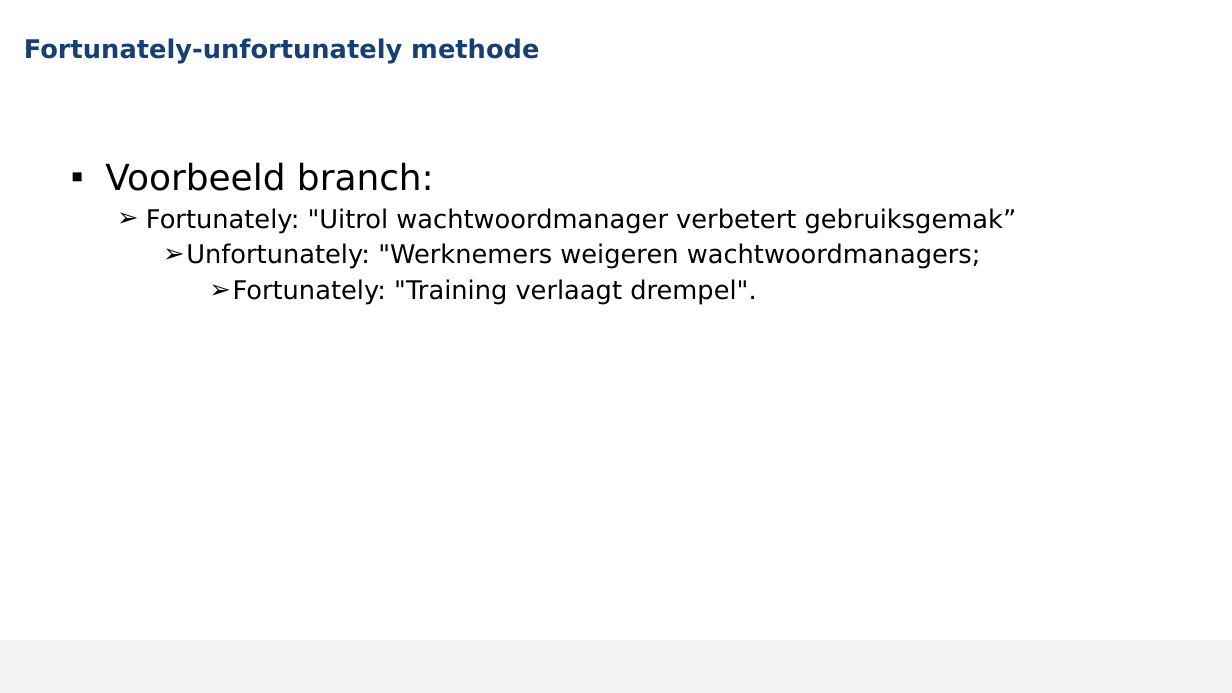
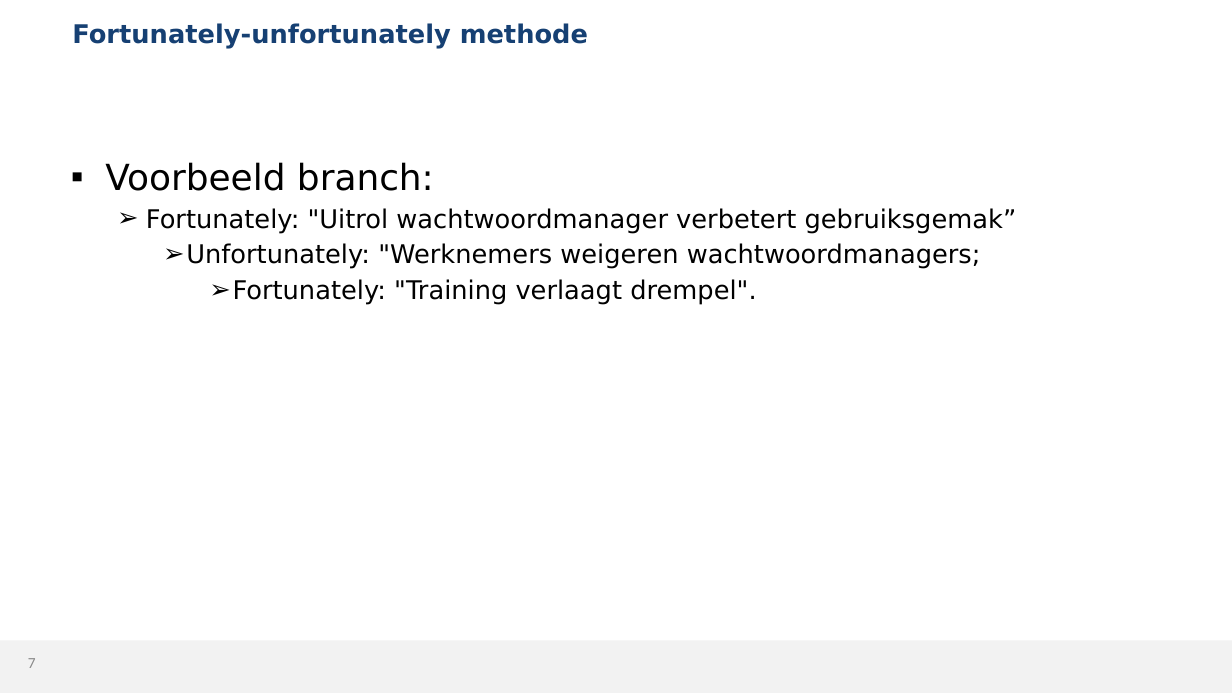
Before and after one commit to MikaG-1952764/masterproef, a slide deck: slide 7 of MP2526_Verdediging.pptx. Drawn at 1232x693 pixels with LibreOffice and Linux fonts; fonts in the diff are those of the drawing; background and template pictures are left out. Boxes give left, top, right and bottom in pixels: in the first picture for what was removed or moved away, otherwise in the second. Text is boxed around its words. In the diff, an @@ line names an element or a change of style, - is before the commit and + after.

```diff
--- a/MP2526_Verdediging.pptx
+++ b/MP2526_Verdediging.pptx
@@ title "Fortunately-unfortunately methode": place and size @@
-title "Fortunately-unfortunately methode" at [24,38,539,63]
+title "Fortunately-unfortunately methode" at [72,23,588,49]
@@ page number added at [28,658,36,668], 12 pt, text #898989 @@
+7
```
Also in this commit, not shown: 35 other slides changed, 1 slide added, 1 slide removed, 1 other file.
